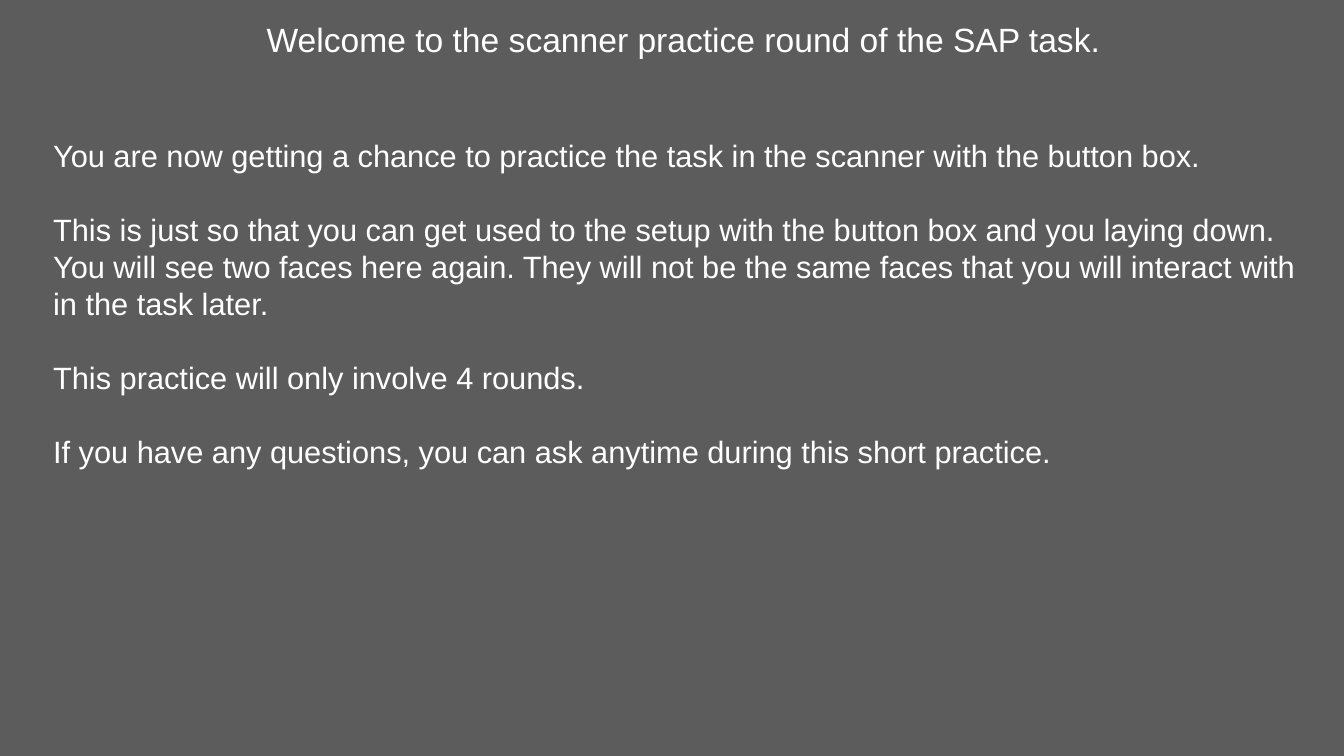
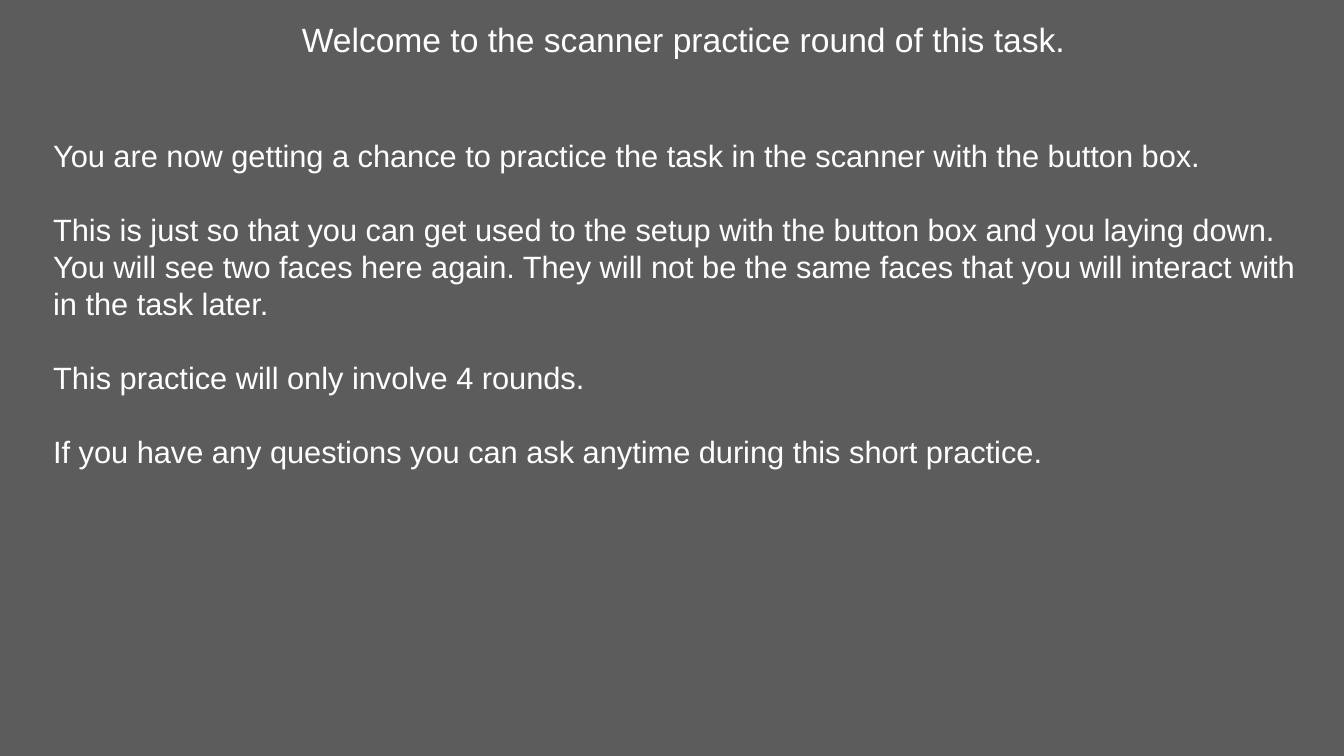
Before and after one commit to kwellstein/social_affective_prediction_task, a slide deck: slide 31 of task/stimuli/originals_SAP_Task.pptx. Drawn at 1344x756 pixels with LibreOffice and Linux fonts; fonts in the diff are those of the drawing. Boxes give left, top, right and bottom in pixels: in the first picture for what was removed or moved away, otherwise in the second. Text is boxed around its words. In the diff, an @@ line names an element or a change of style, - is before the commit and + after.

```diff
--- a/task/stimuli/originals_SAP_Task.pptx
+++ b/task/stimuli/originals_SAP_Task.pptx
@@ text at bbox=[302, 27, 1065, 59]: text changed @@
-Welcome to the scanner practice round of the SAP task.
+Welcome to the scanner practice round of this task.
@@ text at bbox=[53, 440, 1042, 468]: text changed @@
-If you have any questions, you can ask anytime during this short practice.
+If you have any questions you can ask anytime during this short practice.
```
Also in this commit, not shown: 3 other slides changed, 21 other files.
